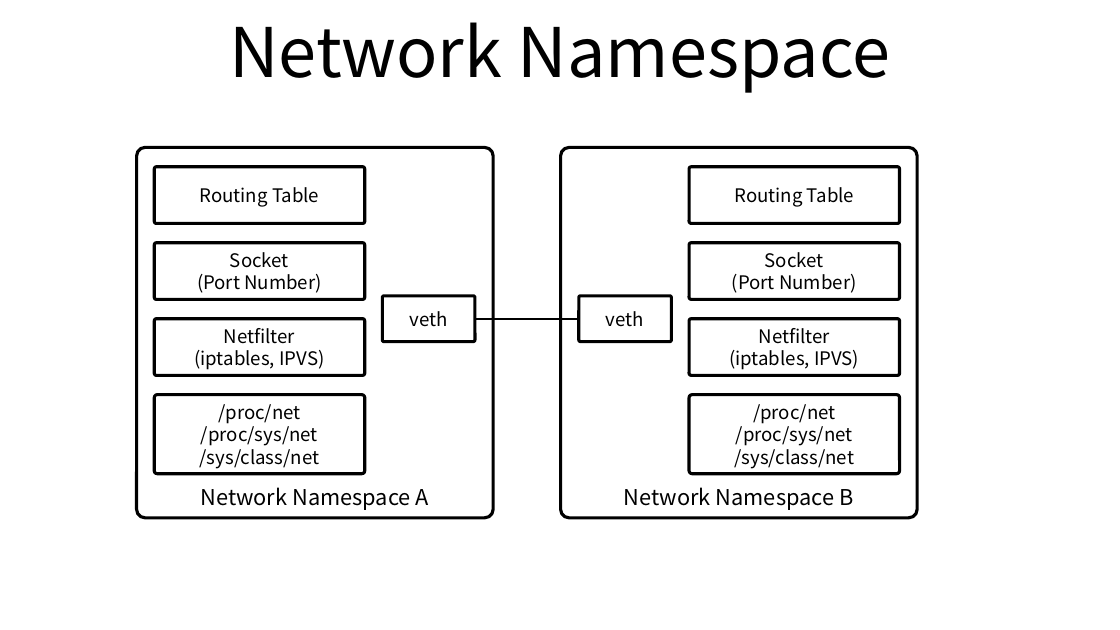
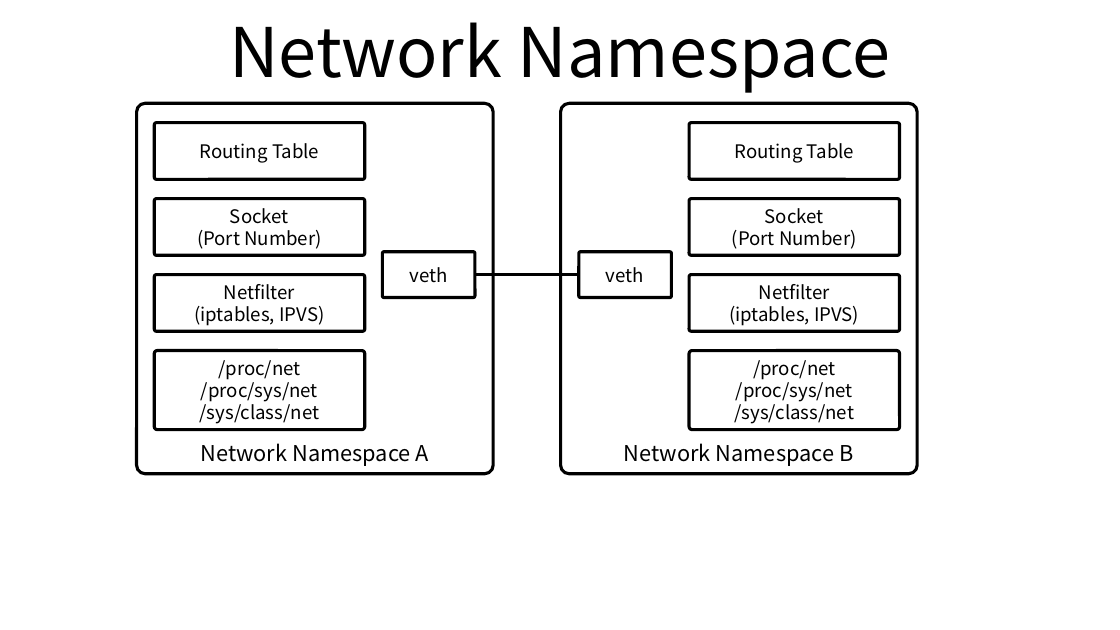
Before and after one commit to ssup2/blog-old, a slide deck: slide 1 of images/onebyone_container/Network_Namespace/Network_Namespace.pptx. Drawn at 1120x630 pixels with LibreOffice and Linux fonts; fonts in the diff are those of the drawing. Boxes give left, top, right and bottom in pixels: in the first picture for what was removed or moved away, otherwise in the second. Text is boxed around its words. In the diff, an @@ line names an element or a change of style, - is before the commit and + after.

```diff
--- a/images/onebyone_container/Network_Namespace/Network_Namespace.pptx
+++ b/images/onebyone_container/Network_Namespace/Network_Namespace.pptx
@@ 12 rounded rectangles, 1 line: place and size @@
-12 rounded rectangles, 1 line at box(137, 148, 917, 519)
+12 rounded rectangles, 1 line at box(137, 103, 917, 474)
```
Also in this commit, not shown: 1 other slide changed, 1 slide added, 2 slides removed, 5 other files.
